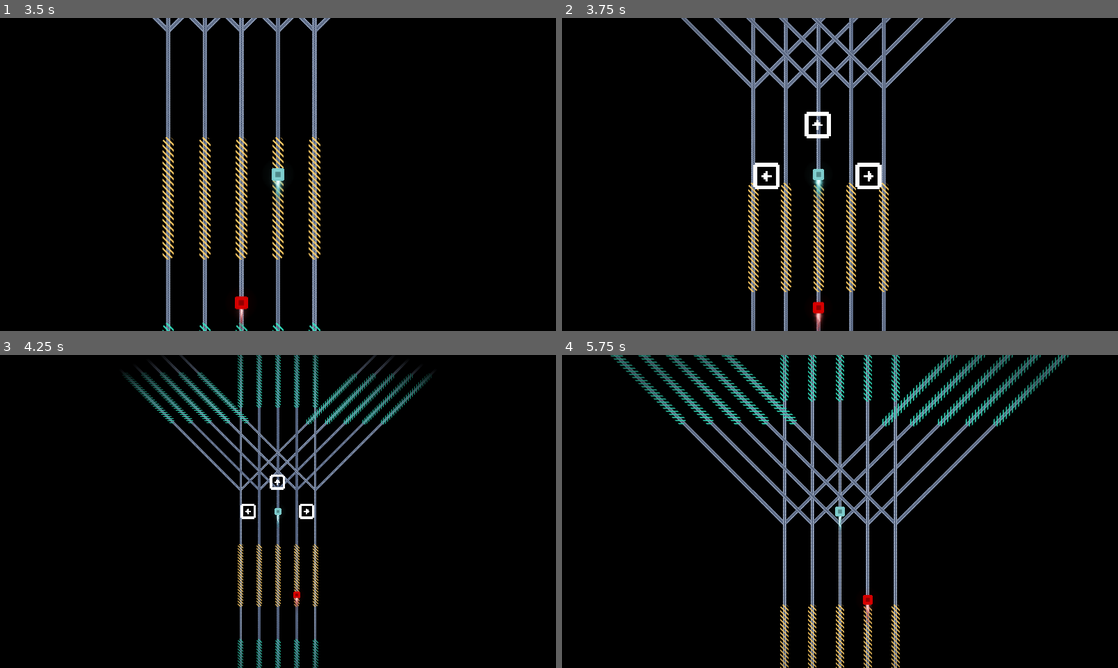
Above: before the commit, frames 1-4 (two rows, left to right).
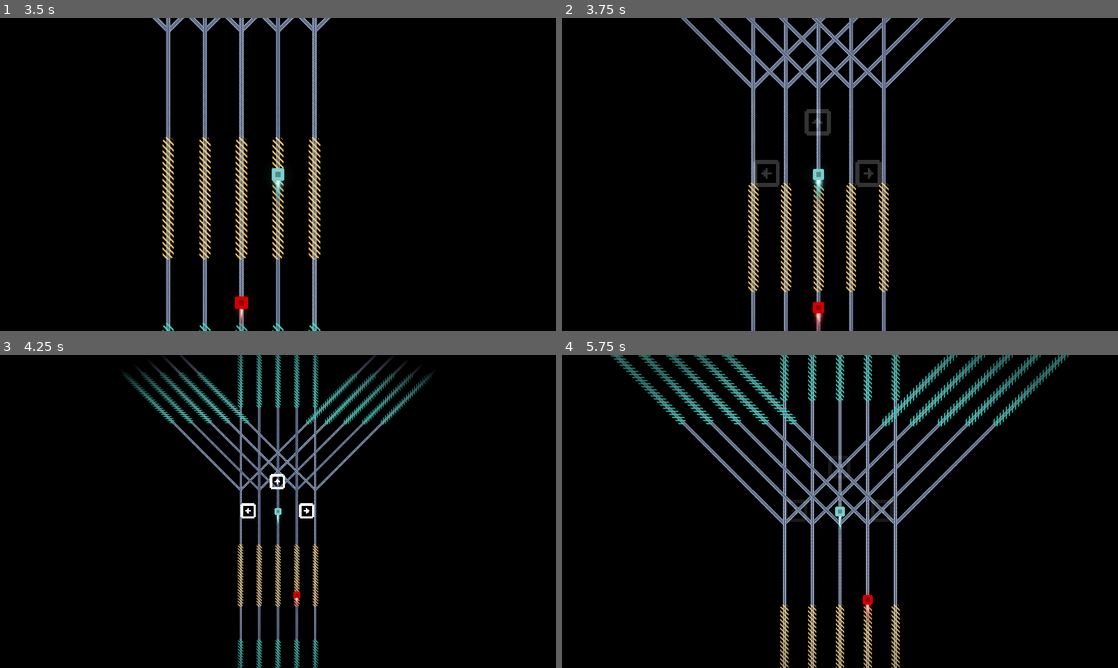
Above: after the commit, the same moments.

Repository: elpozewaunig/LanLinerReconciliation
Game: Godot game, scene res://scenes/main.tscn
The game is run twice, just before and just after one commit, with the same random seed, the same clock (stepped at 60 frames per second) and the same inputs.
Inputs:
- Up to frame 1 (3.5 s): hold Right (ui_right) 0.53-1.28 s; hold Left (ui_left) 1.28-2.03 s; hold Right (ui_right) 2.03-2.78 s; hold Up (ui_up) from 2.78 s (still down)
- Up to frame 2 (3.75 s): release Up (ui_up) at 3.53 s; hold Left (ui_left) from 3.53 s (still down)
- Up to frame 3 (4.25 s): keep holding Left (ui_left)
- Up to frame 4 (5.75 s): keep holding Left (ui_left)

Frame 1 is identical in both runs. In frame 2, 0.9% of the frame differs, in the area x 34-58%, y 29-55%; in frame 3, less than 0.1%; in frame 4, 0.3%.

Commit message:
Resize chosen key overlay

Diff:
--- a/scenes/control_overlay.tscn
+++ b/scenes/control_overlay.tscn
@@ -1,31 +1,30 @@
-[gd_scene load_steps=5 format=3 uid="uid://cmhaktjvtnwyh"]
+[gd_scene load_steps=6 format=3 uid="uid://cmhaktjvtnwyh"]
 
 [ext_resource type="Texture2D" uid="uid://dfotr4t0son3j" path="res://assets/arrow_left.png" id="1_0cg6i"]
-[ext_resource type="Script" path="res://scripts/control_overlay.gd" id="1_6q0su"]
+[ext_resource type="Script" path="res://scripts/ControlOverlay.gd" id="1_gv640"]
 [ext_resource type="Texture2D" uid="uid://cpdo8lqwql11w" path="res://assets/arrow_right.png" id="2_bhwc0"]
+[ext_resource type="Script" path="res://scripts/ChoiceKeyOverlay.gd" id="3_exli3"]
 [ext_resource type="Texture2D" uid="uid://ce0c0p1gkceto" path="res://assets/arrow_up.png" id="3_k1t7f"]
 
 [node name="ControlOverlay" type="Node2D"]
-scale = Vector2(5, 5)
-script = ExtResource("1_6q0su")
+visible = false
+scale = Vector2(10, 10)
+script = ExtResource("1_gv640")
 
 [node name="Left" type="Sprite2D" parent="."]
-visible = false
 texture_filter = 1
-position = Vector2(-50, 2.08165e-12)
-scale = Vector2(2, 2)
+position = Vector2(-25, 2.08165e-12)
 texture = ExtResource("1_0cg6i")
+script = ExtResource("3_exli3")
 
 [node name="Right" type="Sprite2D" parent="."]
-visible = false
 texture_filter = 1
-position = Vector2(50, 2.08165e-12)
-scale = Vector2(2, 2)
+position = Vector2(25, 2.08165e-12)
 texture = ExtResource("2_bhwc0")
+script = ExtResource("3_exli3")
 
 [node name="Up" type="Sprite2D" parent="."]
-visible = false
 texture_filter = 1
-position = Vector2(2.08165e-12, -50)
-scale = Vector2(2, 2)
+position = Vector2(2.08165e-12, -25)
 texture = ExtResource("3_k1t7f")
+script = ExtResource("3_exli3")
--- a/scenes/main.tscn
+++ b/scenes/main.tscn
@@ -1,7 +1,6 @@
-[gd_scene load_steps=4 format=3 uid="uid://x46ieo2mb8a3"]
+[gd_scene load_steps=3 format=3 uid="uid://x46ieo2mb8a3"]
 
 [ext_resource type="Script" path="res://scripts/GameManager.gd" id="1_3rm6l"]
-[ext_resource type="PackedScene" uid="uid://cmhaktjvtnwyh" path="res://scenes/control_overlay.tscn" id="3_2qvxv"]
 [ext_resource type="Script" path="res://scripts/PathBuilder.gd" id="5_ej3e2"]
 
 [node name="GameManager" type="Node2D"]
@@ -9,5 +8,3 @@
 
 [node name="PathBuilder" type="Node2D" parent="."]
 script = ExtResource("5_ej3e2")
-
-[node name="ControlOverlay" parent="." instance=ExtResource("3_2qvxv")]
--- /dev/null
+++ b/scripts/ChoiceKeyOverlay.gd
@@ -0,0 +1,16 @@
+extends Sprite2D
+
+
+# Called when the node enters the scene tree for the first time.
+func _ready():
+	pass # Replace with function body.
+
+
+# Called every frame. 'delta' is the elapsed time since the previous frame.
+func _process(delta):
+	if scale.x > 1:
+		scale.x -= delta
+		scale.y -= delta
+		if scale.x < 1:
+			scale.x = 1
+			scale.y = 1
--- a/scripts/control_overlay.gd
+++ b/scripts/ControlOverlay.gd
@@ -1,6 +1,8 @@
 extends Node2D
 
 @onready var game_manager = $"/root/GameManager"
+@onready var player = game_manager.player
+
 
 @onready var left = $Left
 @onready var right = $Right
@@ -9,10 +11,14 @@
 
 # Called when the node enters the scene tree for the first time.
 func _ready():
-	pass
+	# Connect player's choice_btn_pressed signal to own handler method
+	player.choice_btn_pressed.connect(_on_choice_btn_pressed)
 
 
 # Called every frame. 'delta' is the elapsed time since the previous frame.
 func _process(delta):
-	var player = game_manager.player
 	global_position = player.global_position
+
+func _on_choice_btn_pressed(btn):
+	btn.scale.x = 2
+	btn.scale.y = 2
--- a/scripts/GameManager.gd
+++ b/scripts/GameManager.gd
@@ -2,6 +2,7 @@
 
 @onready var player = preload("res://scenes/player.tscn").instantiate()
 @onready var enemy = preload("res://scenes/enemy.tscn").instantiate()
+@onready var controls = preload("res://scenes/control_overlay.tscn").instantiate()
 
 var tick_speed = 1
 var branch_choice = null
@@ -15,6 +16,7 @@
 	var path = pathBuilder.createPath()
 	add_child(path)
 	add_child(player)
+	add_child(controls)
 
 
 # Called every frame. 'delta' is the elapsed time since the previous frame.
--- a/scripts/Player.gd
+++ b/scripts/Player.gd
@@ -1,18 +1,16 @@
 extends "res://scripts/PathAgent.gd"
 
 @onready var camera = $Camera2D
-@onready var controls
 
 var zoom_fact = 0.001
 
 signal force_next_choice(branch)
+signal choice_btn_pressed(btn)
 
 # Called when the node enters the scene tree for the first time.
 func _ready():
 	# Handle speed settings and path interactions in super class
 	super._ready()
-
-	controls = game_manager.get_node("ControlOverlay")
 
 	# Connect enemy's force_next_choice signal to own handler method
 	var enemy = game_manager.enemy
@@ -23,6 +21,7 @@
 	super._process(delta)
 
 	var vignette = camera.get_node("Vignette")
+	var controls = game_manager.get_node("ControlOverlay")
 
 	# If progress nears the current path's end, slow down
 	if progress_ratio > 0.75 and branch_choice == null and total_progress >= game_manager.enemy.total_progress and branches.has("SChild"):
@@ -34,6 +33,10 @@
 
 		# Show available choices
 		controls.show()
+		controls.modulate.a += delta * 3
+		if controls.modulate.a > 1:
+			controls.modulate.a = 1
+
 		if branches.has("SChild"):
 			controls.up.show()
 		else:
@@ -55,12 +58,15 @@
 		if Input.is_action_just_pressed("ui_up") and branches.has("SChild"):
 			branch_choice = branches["SChild"]
 			emit_signal("force_next_choice", branch_choice)
+			emit_signal("choice_btn_pressed", controls.up)
 		elif Input.is_action_just_pressed("ui_left") and branches.has("LChild"):
 			branch_choice = branches["LChild"]
 			emit_signal("force_next_choice", branch_choice)
+			emit_signal("choice_btn_pressed", controls.left)
 		elif Input.is_action_just_pressed("ui_right") and branches.has("RChild"):
 			branch_choice = branches["RChild"]
 			emit_signal("force_next_choice", branch_choice)
+			emit_signal("choice_btn_pressed", controls.right)
 
 	# Speed back up
 	else:
@@ -70,8 +76,11 @@
 			vignette.modulate.a = 0
 			camera.get_node("Vignette").hide()
 
-		# Hide controls options
-		controls.hide()
+		# Hide control options
+		controls.modulate.a -= delta * 3
+		if controls.modulate.a <= 0:
+			controls.modulate.a = 0
+			controls.hide()
 
 		game_manager.tick_speed += delta
 		if  game_manager.tick_speed > 1:
